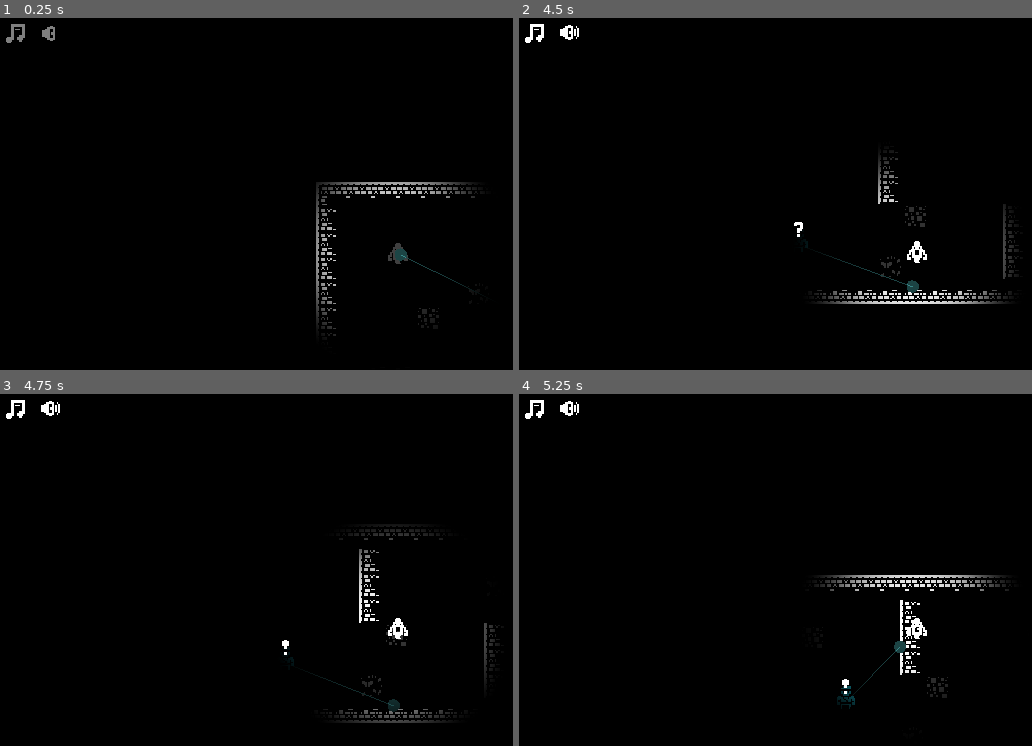
Above: before the commit, frames 1-4 (two rows, left to right).
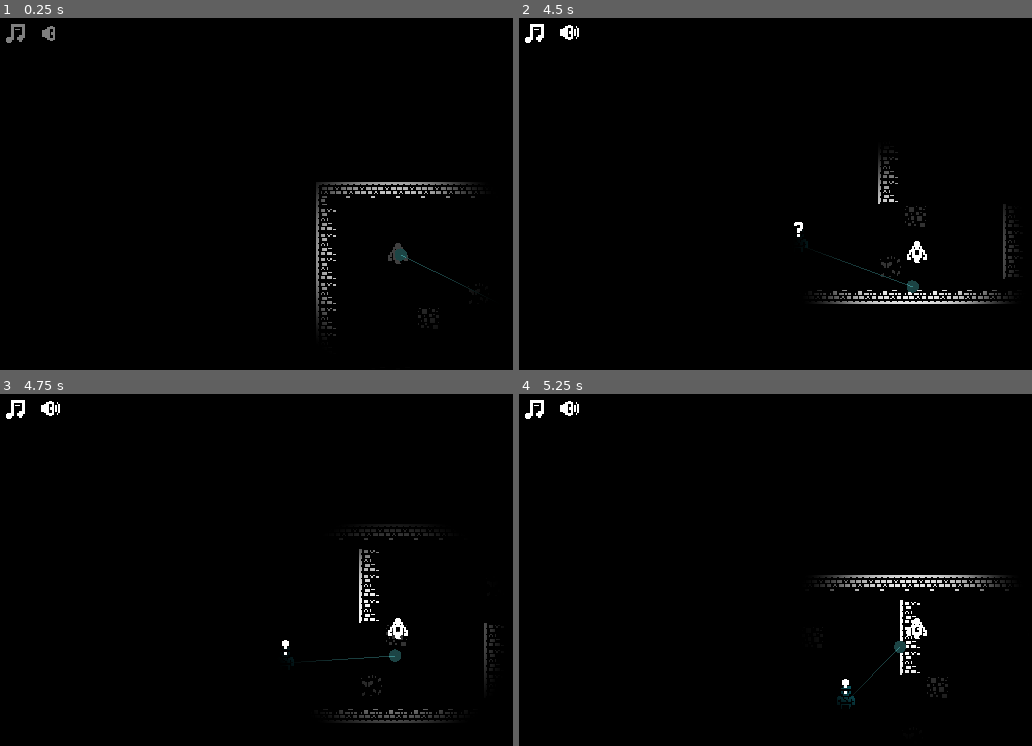
Above: after the commit, the same moments.

Repository: skarnl/miziziz-game-jam-2020
Game: Godot game, scene res://game/game.tscn
Same seed, same stepped clock (60 frames per second), same inputs: the game is played once before the commit and once after it. Sound files missing from this copy of the repository are replaced by a short silence.
Inputs (mouse positions are in pixels of both pictures, inside the frame that each line leads up to):
- Up to frame 1 (0.25 s): no input
- Up to frame 2 (4.5 s): click (575, 35) at 0.5 s; click (534, 35) at 1.25 s; tap Enter at 2 s; hold Right (ui_right) 2.03-2.78 s; hold Space (attack) 2.03-2.78 s; hold Down (ui_down) 2.78-3.53 s; tap E (possess) at 2.85, 4.35 s; hold Right (ui_right) 3.53-4.28 s; hold Space (attack) 3.53-4.28 s; hold Up (ui_up) from 4.28 s (still down)
- Up to frame 3 (4.75 s): keep holding Up (ui_up)
- Up to frame 4 (5.25 s): release Up (ui_up) at 5.03 s; hold Left (ui_left) from 5.03 s (still down); hold Space (attack) from 5.03 s (still down)

Frames 1-2 are identical in both runs. In frame 3, 0.2% of the frame differs, in the area x 60-79%, y 72-91%; in frame 4, nothing differs.

Commit message:
Use distance when searching

Diff:
--- a/entities/enemies/human/human.gd
+++ b/entities/enemies/human/human.gd
@@ -139,16 +139,19 @@
 var hit_pos
 
 func aim():
+	if position.distance_to(playerRef.position) > 100:
+		return
+
 	var space_state = get_world_2d().direct_space_state
 	var result = space_state.intersect_ray(position, playerRef.position, [self])
 
 	if result:
 		hit_pos = result.position
 
+	return result
 
 func _on_DetectionTimer_timeout():
-	var space_state = get_world_2d().direct_space_state
-	var result = space_state.intersect_ray(position, playerRef.position, [self])
+	var result = aim()
 
 	if result and result.collider.name == 'Ghost':
 		change_state_to(ALERTED)
